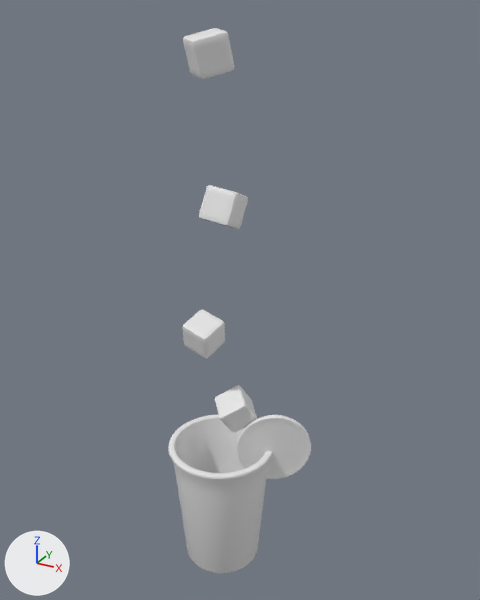
A saved change to the OBJ model public/assets/drink-baked/blog0001.obj.
Before and after are seen from a 50 mm lens placed at (7.75, -13.02, 14.61), pointed at (0.38, 0.37, 7.92). The lights are fixed; the arrows at lower left show +X, +Y and +Z. The first picture is the older version. Where no turn or scale is listed for an object, it has been applied to the vertices.
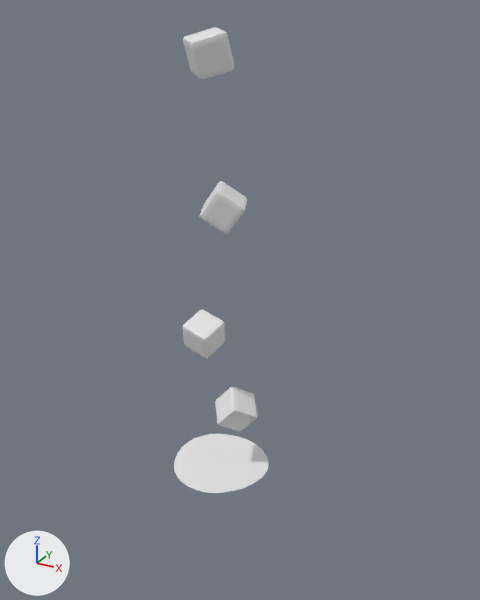
Pixel boxes [x1, y1, x2, y2] of what changed, in the pictures (480 x 600 px; the box of a moved part takes in the faces that stretch with it):
'Cylinder', deleted: before [168, 414, 272, 573]
'Circle.001', deleted: before [236, 415, 311, 479]
'Cube.002', reshaped (20% taller): before [199, 185, 248, 229]; after [200, 181, 247, 234]
'Cube', reshaped (8% shorter): before [215, 385, 257, 433]; after [215, 387, 257, 431]
part 3 of me_plane, moved or reshaped (not visible before): after [174, 434, 269, 493]

What the commit changed:
me_cube is used by ob_cube; location (0.0, 0.0, 0.0).
me_cube had 386 vertices, 384 faces and spanned x -0.254..0.944, y -0.404..0.855, z 4.188..5.365.
me_cube now has 386 vertices, 384 faces and spans x -0.294..0.984, y -0.331..0.782, z 4.156..5.397.
me_cube part 1: the whole mesh is multiplied about its middle by the matrix ((-0.935, -0.046, 0.353), (0.35, 0.054, 0.935), (-0.062, 0.997, -0.035)).
me_cube_002 is used by ob_cube_002; location (0.0, 0.0, 0.0).
me_cube_002 had 386 vertices, 384 faces and spanned x -0.324..0.586, y -0.46..0.554, z 9.812..10.879.
me_cube_002 now has 386 vertices, 384 faces and spans x -0.493..0.755, y -0.498..0.592, z 9.79..10.901.
me_cube_002 part 2: the whole mesh is multiplied about its middle by the matrix ((0.405, 0.898, 0.17), (-0.914, 0.389, 0.118), (0.04, -0.203, 0.978)).
me_plane is used by ob_plane; location (0.0, 0.0, 0.0).
me_plane had 250 vertices, 72 faces and spanned x -1.31..1.31, y -1.3..1.3, z 3.02..3.13.
me_plane now has 216 vertices, 159 faces and spans x -1.31..1.31, y -1.31..1.31, z 3.02..3.13.
me_plane part 3: 16 vertices moved from x -1.28..1.2, y -1.3..1.3, z 3.04..3.12 to x -1.29..1.21, y -1.31..1.31, z 3.04..3.12; 177 vertices removed from x -1.3..1.3, y -1.3..1.3, z 3.02..3.12; 143 vertices added at x -1.29..1.29, y -1.29..1.29, z 3.02..3.12.
Object 'Circle.001' (ob_circle_001) is deleted.
Object 'Cylinder' (ob_cylinder) is deleted.
